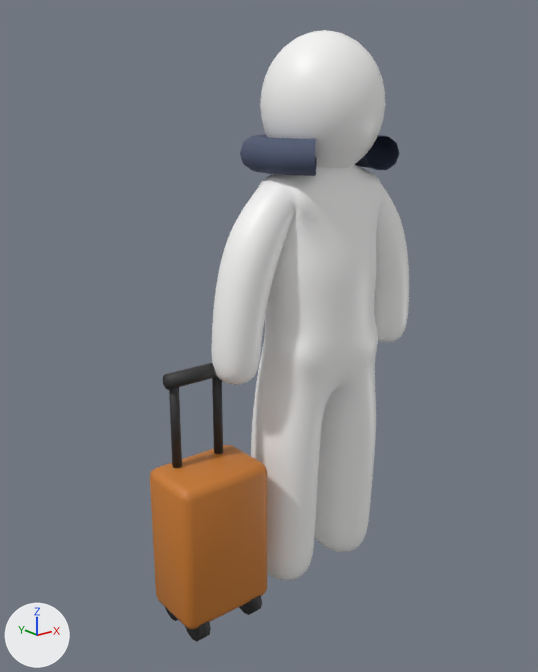
Before and after pictures for a commit that changed the FBX model assets/cp_character_rigged.fbx.
Both versions are drawn from a camera (50 mm lens) standing at (-0.789, -0.859, 0.823) and looking at (-0.077, 0.032, 0.467). The axes (+X, +Y, +Z) are drawn at lower left. The lights are the same throughout. The picture after the commit comes second.

Names of what the first picture shows: 'CP_Character', 'PR_Carrier'.
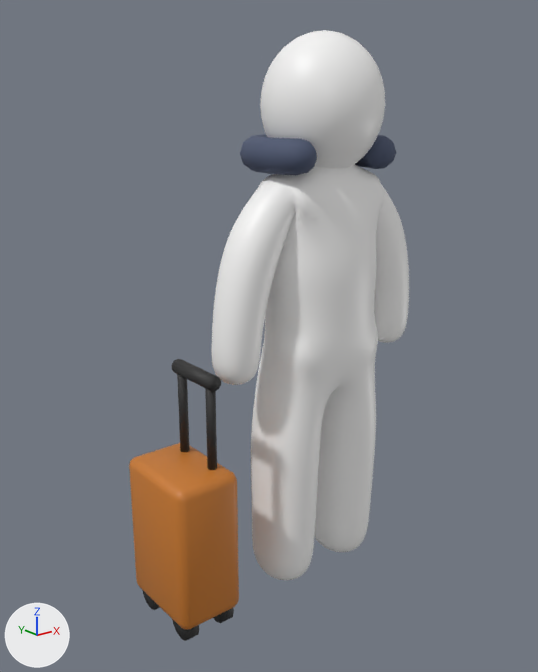
Where the change shows, as pixel boxes [x1, y1, x2, y2] in the pictures (538 x 672 px; the box of a moved part takes in the faces that stretch with it):
'PR_Carrier', reshaped: before [150, 363, 267, 642]; after [129, 359, 239, 641]
part 1 of me_pr_carrier, moved or reshaped: before [185, 621, 211, 642]; after [172, 619, 199, 641]
part 2 of me_pr_carrier, moved or reshaped (mostly hidden): before [165, 607, 178, 621]; after [143, 591, 160, 610]
part 3 of me_pr_carrier, moved or reshaped: before [239, 595, 262, 615]; after [213, 608, 234, 623]
part 4 of me_pr_carrier, moved or reshaped: before [169, 387, 182, 468]; after [205, 388, 217, 470]
part 5 of me_pr_carrier, moved or reshaped: before [212, 377, 223, 454]; after [177, 374, 190, 452]
part 6 of me_pr_carrier, moved or reshaped: before [163, 363, 217, 390]; after [171, 359, 221, 392]
part 7 of me_pr_carrier, moved or reshaped: before [150, 445, 267, 629]; after [129, 443, 239, 629]
part 8 of me_cp_character, reshaped: before [292, 136, 400, 176]; after [292, 136, 396, 175]

The edits, one by one:
me_cp_character is used by ob_cp_character; location (0.0, 0.0, 0.0).
me_cp_character had 7010 vertices, 6996 faces and spanned x -0.2..0.2, y -0.09..0.127, z 0.035..0.923.
me_cp_character now has 7050 vertices, 7038 faces and spans x -0.2..0.2, y -0.09..0.127, z 0.035..0.923.
Part 8, on me_cp_character:
10 vertices are removed from x 0.049..0.086, y -0.08..-0.043, z 0.725..0.775.
20 faces are deleted.
10 vertices move from x -0.086..-0.049, y -0.08..-0.043, z 0.725..0.775 to x 0.065..0.074, y -0.066..-0.061, z 0.745..0.755.
50 vertices are added at x -0.095..0.095, y -0.068..-0.042, z 0.729..0.771.
62 new faces join them, mat_cp_pillow (dark blue #4c5670).
me_pr_carrier is used by ob_pr_carrier; location (0.0, 0.0, 0.0).
me_pr_carrier had 204 vertices, 142 faces and spanned x -0.302..-0.147, y -0.061..0.049, z 0.035..0.449.
me_pr_carrier now has 204 vertices, 142 faces and spans x -0.308..-0.2, y -0.056..0.099, z 0.035..0.449.
me_pr_carrier part 1: the loose piece of 24 vertices spanning x -0.283..-0.265, y -0.061..-0.011, z 0.035..0.085 is moved by (-0.013, 0.012, 0.0).
me_pr_carrier part 2: the loose piece of 24 vertices spanning x -0.283..-0.265, y -0.001..0.049, z 0.035..0.085 is moved by (-0.013, 0.044, 0.0).
me_pr_carrier part 3: the loose piece of 24 vertices spanning x -0.184..-0.166, y -0.061..-0.011, z 0.035..0.085 is moved by (-0.047, 0.012, 0.0).
me_pr_carrier part 4: the loose piece of 16 vertices spanning x -0.27..-0.255, y 0.014..0.029, z 0.3..0.438 is moved by (0.038, -0.038, 0.0).
me_pr_carrier part 5: the loose piece of 16 vertices spanning x -0.194..-0.179, y 0.014..0.029, z 0.3..0.438 is moved by (-0.038, 0.038, 0.0).
me_pr_carrier part 6: the loose piece of 20 vertices spanning x -0.274..-0.174, y 0.01..0.033, z 0.427..0.449 is multiplied about its middle by the matrix ((0.0, 0.0, -1.0), (-1.0, 0.0, 0.0), (0.0, 1.0, 0.0)).
me_pr_carrier part 7: 56 of 204 vertices moved; they spanned x -0.302..-0.147, y -0.06..0.048, z 0.065..0.3 and now span x -0.308..-0.2, y -0.056..0.099, z 0.065..0.3; mean shift (-0.03, 0.028, 0.0); largest move (-0.153, 0.042, 0.071) -> (-0.206, 0.093, 0.071).
Other edits to the shape of me_pr_carrier do not show in these pictures.
